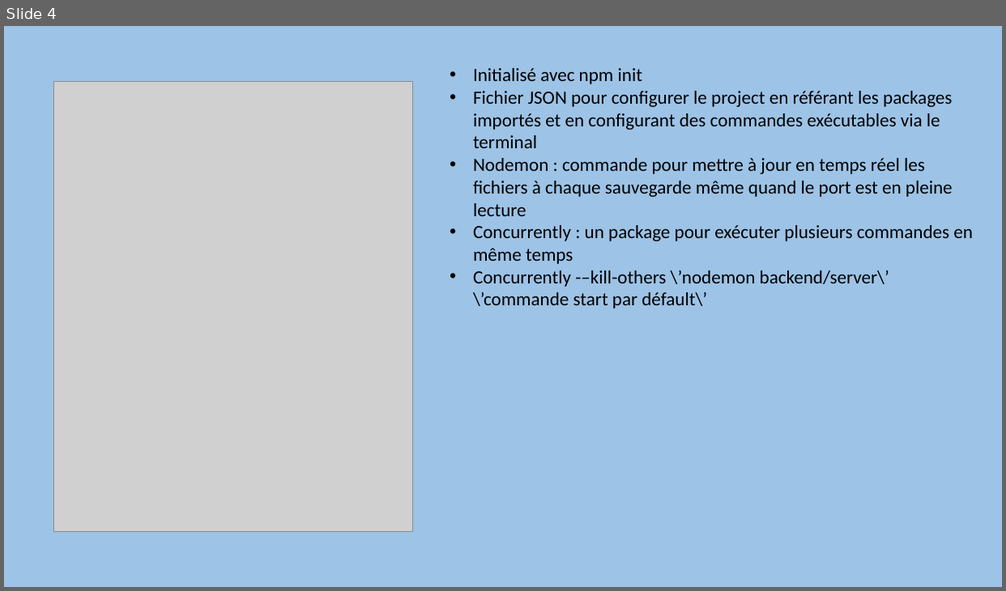
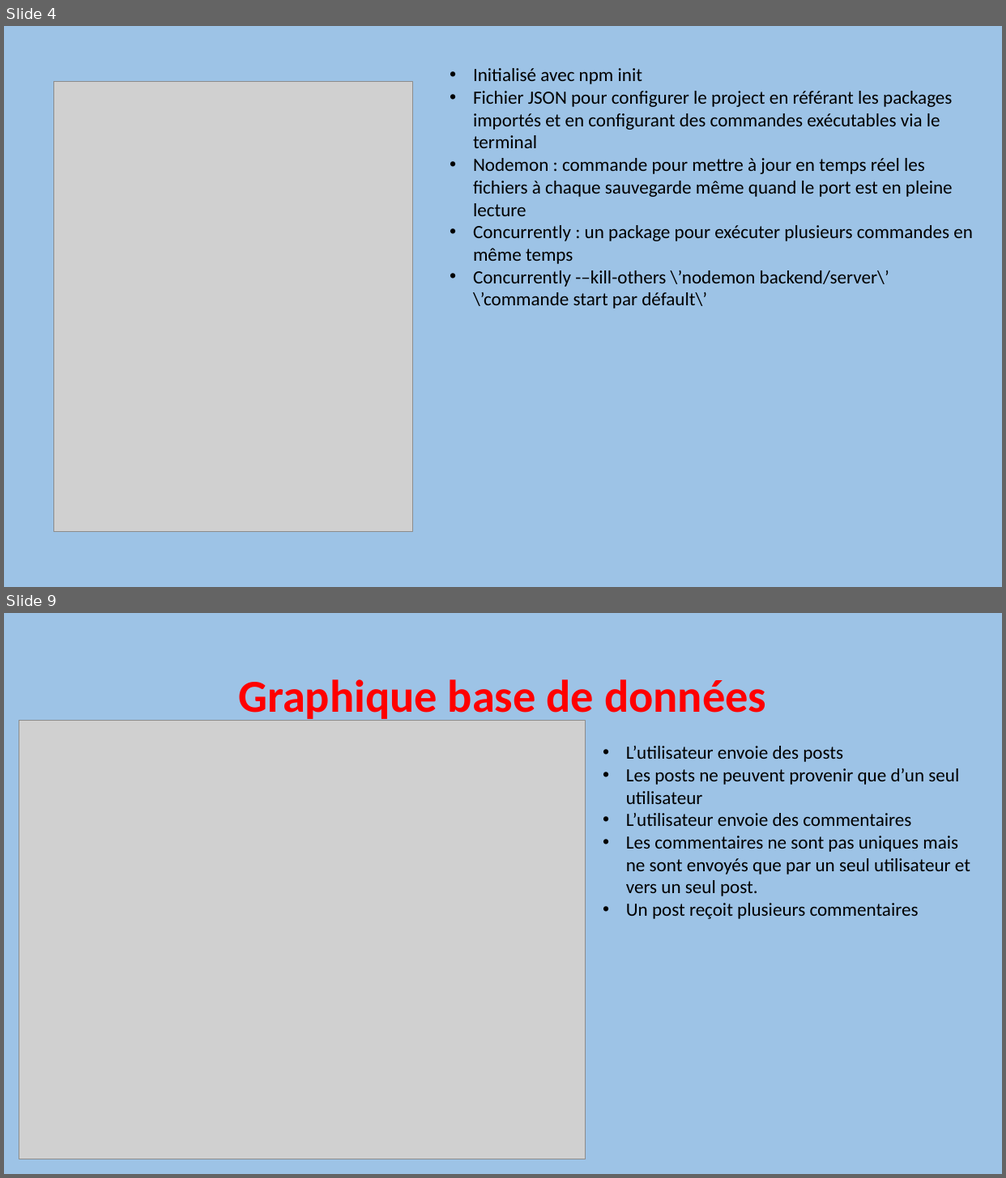
Before and after one commit to GloireDianzenza/ProjetFinal, a slide deck: documentation/Dossier Projet/Projet Slides.pptx. Shown one above the other, each under a label of ours: slide 4 before the commit, slides 4 and 9 after it; the slides between them are not shown. The pictures are 1006x591 and 1006x1178 pixels, drawn with LibreOffice and Linux fonts; fonts in the diff are those of the drawing; grey boxes stand for pictures. Boxes give left, top, right and bottom in pixels: in the first picture for what was removed or moved away, otherwise in the second. Text is boxed around its words. In the diff, an @@ line names an element or a change of style, - is before the commit and + after.

```diff
--- a/documentation/Dossier Projet/Projet Slides.pptx
+++ b/documentation/Dossier Projet/Projet Slides.pptx
@@ slide 9 added at <box>4,613,1002,1174</box>, background #9DC3E6 @@
@@ title added at <box>238,679,766,722</box>, 44 pt, text #FF0000, bold @@
+Graphique base de données
@@ picture added at <box>19,720,585,1159</box> @@
@@ text added at <box>626,746,970,919</box>, 18 pt, text #000000 @@
+• L’utilisateur envoie des posts
+• Les posts ne peuvent provenir que d’un seul utilisateur
+• L’utilisateur envoie des commentaires
+• Les commentaires ne sont pas uniques mais ne sont envoyés que par un seul utilisateur et vers un seul post.
+• Un post reçoit plusieurs commentaires
```
Also in this commit, not shown: 2 slides changed, 6 other slides added, 9 other files.
